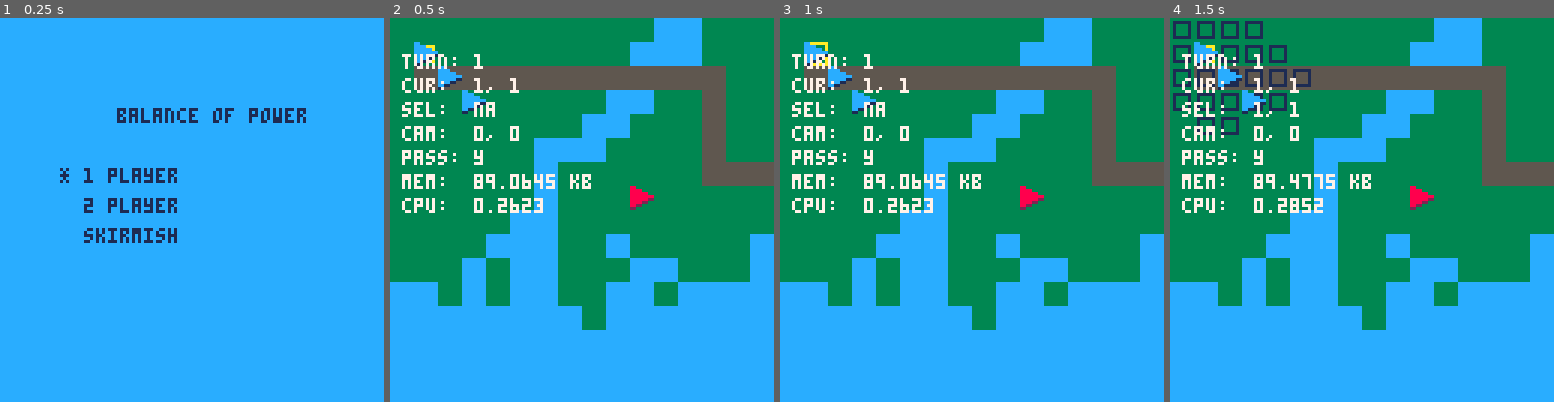
Above: before the commit, frames 1-4 (left to right).
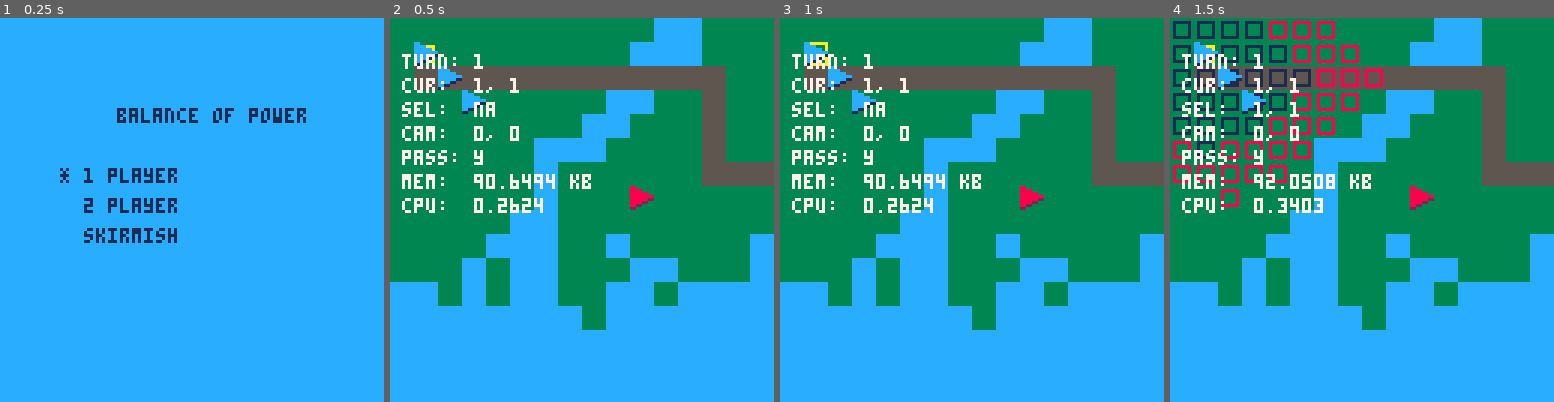
Above: after the commit, the same moments.

Repository: chrisallenlane/balance-of-power
Game: PICO-8 cartridge balance-of-power.p8
Same seed, same stepped clock (60 frames per second), same inputs: the game is played once before the commit and once after it.
Inputs:
- Up to frame 1 (0.25 s): no input
- Up to frame 2 (0.5 s): tap X (X key) at 0.33 s
- Up to frame 3 (1 s): tap O (Z key) at 0.7 s
- Up to frame 4 (1.5 s): tap X (X key) at 1.07 s

Frame 1 is identical in both runs. In frame 2, 0.2% of the frame differs, in the area x 21-43%, y 40-51%; in frame 3, 0.2%; in frame 4, 3.5%, in the area x 0-56%, y 0-51%.

Commit message:
feat(Radius): implement attack radius

Diff:
--- a/src/radius.lua
+++ b/src/radius.lua
@@ -4,35 +4,51 @@
 function Radius:update(unit, turn)
     -- clear the prior radius
     self:clear()
-    self:search(unit.cell.x, unit.cell.y, unit.stat.spd, unit.stat.rng, turn)
+    self:searchMove(unit.cell.x, unit.cell.y, unit.stat.spd, unit.stat.rng, turn)
     self.cache = nil
 end
 
 -- search the tiles which compose the radius centered on `x`, `y`
-function Radius:search(x, y, mvmt, rng, turn)
+function Radius:searchMove(x, y, mvmt, rng, turn)
     -- if we've visited this cell before (with the `mvmt` movement points
     -- remaining), exit early
     if self:cached('move', x, y, mvmt) then return end
 
-    -- look up the cell traversal cost
-    local cost = Cell:cost(x, y)
-
-    -- if we can't pay the traversal cost, exit early
-    if cost > mvmt then return end
-
-    -- otherwise, deduct the traversal cost
-    mvmt = mvmt - cost
+    -- deduct the traversal cost
+    mvmt = mvmt - Cell:cost(x, y)
 
     -- iteratively search this cell's neighbors
     for _, cell in pairs(Radius.neighbors(x, y)) do
         -- TODO: refactor map width into function call param
         if Cell.pass(cell.x, cell.y, Map.current, turn) then
             self:append('move', cell.x, cell.y)
-            -- enforce the movement cost constraint by limiting recursive depth
+            -- enforce the movement and attack cost constraints by limiting
+            -- recursive depth
             if mvmt > 0 then
-                Radius:search(cell.x, cell.y, mvmt, rng, turn)
+                Radius:searchMove(cell.x, cell.y, mvmt, rng, turn)
+            elseif mvmt == 0 then
+                Radius:searchAtk(cell.x, cell.y, rng)
             end
         end
+    end
+end
+
+-- search the tiles which compose the radius centered on `x`, `y`
+function Radius:searchAtk(x, y, rng)
+    -- exit early if we've visited this cell before (with the `rng` attack
+    -- points remaining)
+    if self:cached('atk', x, y, rng) then return end
+
+    -- exit early if we have exhausted our attack range
+    if rng == 0 then return end
+
+    -- cells uniformly have a range cost of 1
+    rng = rng - 1
+
+    -- iteratively search this cell's neighbors
+    for _, cell in pairs(Radius.neighbors(x, y)) do
+        self:append('atk', cell.x, cell.y)
+        Radius:searchAtk(cell.x, cell.y, rng)
     end
 end
 
@@ -82,6 +98,11 @@
 
 -- draw the radius to the map
 function Radius:draw()
+    -- draw the attack cells before the movement cells, because the latter are
+    -- a subset of the former
+    for x, cell in pairs(self.cells.atk) do
+        for y, _ in pairs(cell) do spr(50, x * 8, y * 8) end
+    end
     for x, cell in pairs(self.cells.move) do
         for y, _ in pairs(cell) do spr(48, x * 8, y * 8) end
     end
Not shown, changed: TODO
